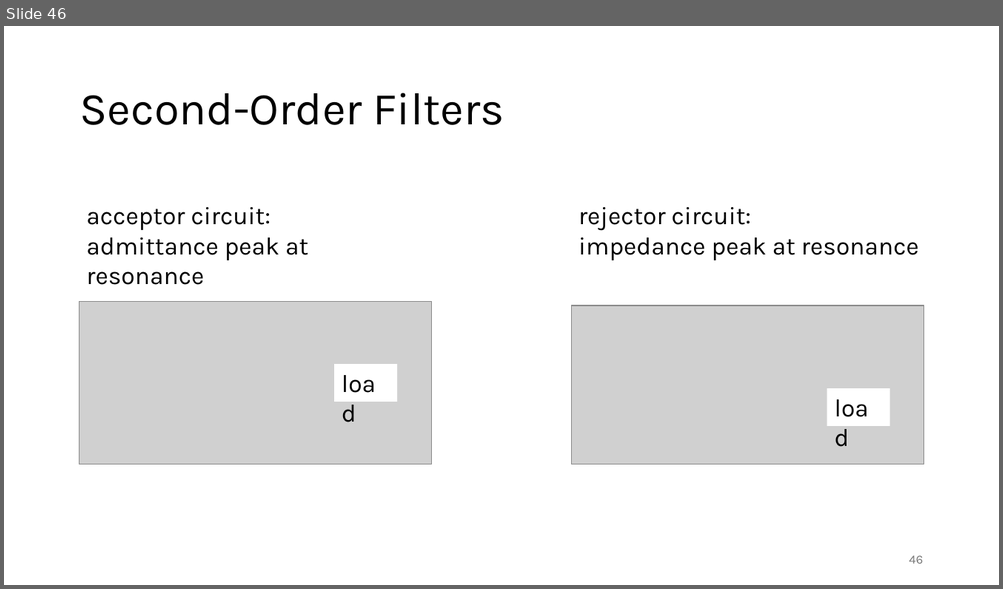
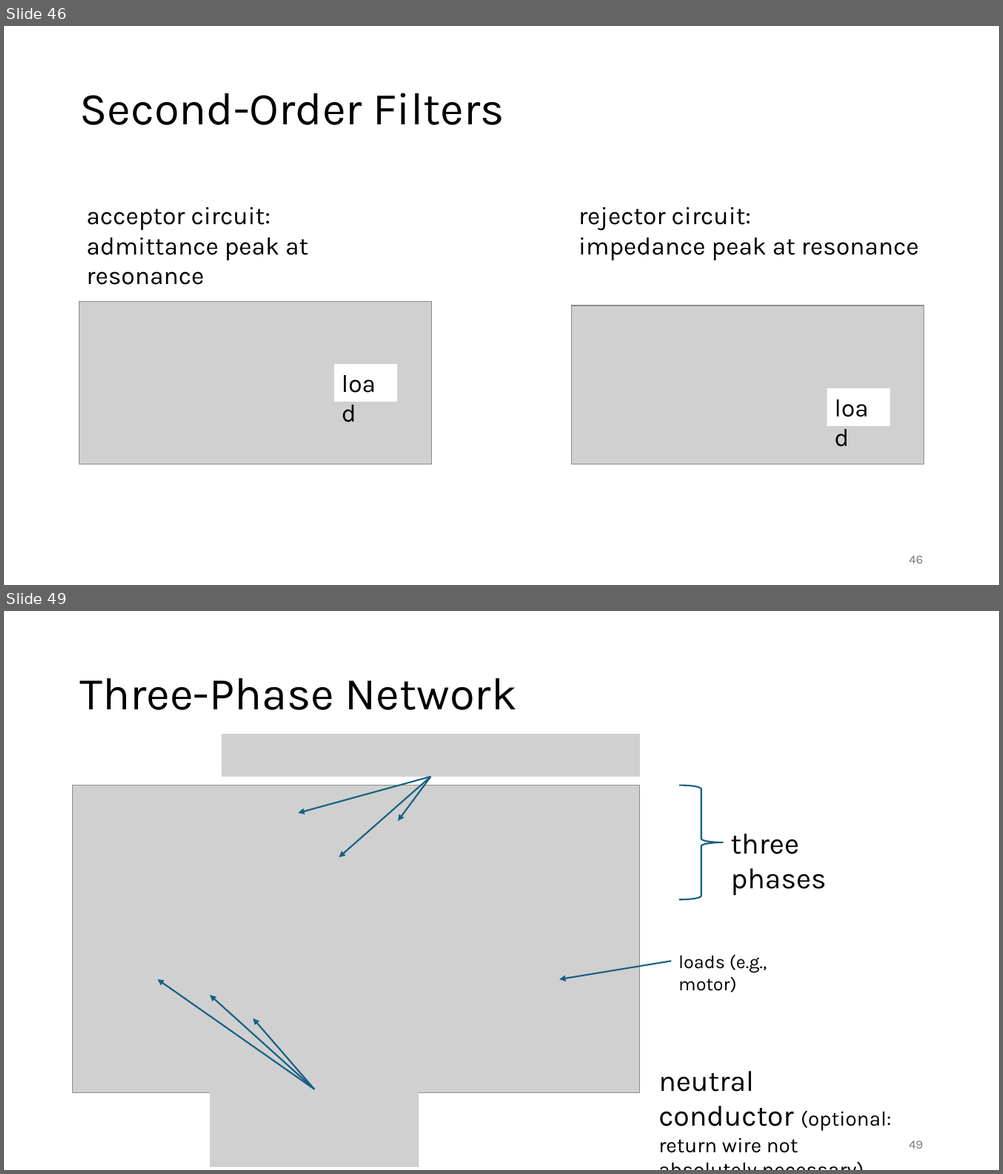
Before and after one commit to FelixWick/intro_electrical_eng, a slide deck: slides/4_ACtech.pptx. Shown one above the other, each under a label of ours: slide 46 before the commit, slides 46 and 49 after it; the slides between them are not shown. The pictures are 1003x589 and 1003x1174 pixels, drawn with LibreOffice and Linux fonts; fonts in the diff are those of the drawing; grey boxes stand for pictures. Boxes give left, top, right and bottom in pixels: in the first picture for what was removed or moved away, otherwise in the second. Text is boxed around its words. In the diff, an @@ line names an element or a change of style, - is before the commit and + after.

Commit message:
three-phase circuits

```diff
--- a/slides/4_ACtech.pptx
+++ b/slides/4_ACtech.pptx
@@ slide 49 added at bbox=[4, 611, 999, 1170], background #FFFFFF @@
@@ title added at bbox=[79, 678, 517, 710], 44 pt, text #000000 @@
+Three-Phase Network
@@ picture added at bbox=[222, 734, 640, 777] @@
@@ picture added at bbox=[73, 786, 640, 1093] @@
@@ arrow added from (431, 777) to (298, 813), #156082 1.5 pt @@
@@ arrow added from (431, 777) to (339, 857), #156082 1.5 pt @@
@@ arrow added from (431, 777) to (398, 821), #156082 1.5 pt @@
@@ right brace added at bbox=[679, 786, 723, 900], outline #156082 1.5 pt @@
@@ text added at bbox=[731, 834, 826, 896], 28 pt, text #000000 @@
+three phases
@@ arrow added from (671, 961) to (559, 980), #156082 1.5 pt @@
@@ text added at bbox=[678, 955, 766, 993], 18 pt, text #000000 @@
+loads (e.g., motor)
@@ arrow added from (314, 1090) to (158, 980), #156082 1.5 pt @@
@@ arrow added from (314, 1090) to (210, 995), #156082 1.5 pt @@
@@ arrow added from (314, 1090) to (253, 1019), #156082 1.5 pt @@
@@ text added at bbox=[658, 1071, 891, 1153], 20 pt, text #000000 @@
+neutral conductor (optional: return wire not absolutely necessary)
@@ picture added at bbox=[210, 1090, 419, 1167] @@
@@ page number added at bbox=[908, 1141, 922, 1149], 12 pt, text #797979 @@
+49
```
Also in this commit, not shown: 1 slide changed, 6 other slides added, 1 other file.
